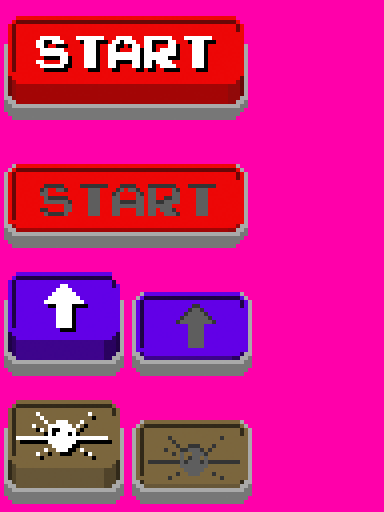
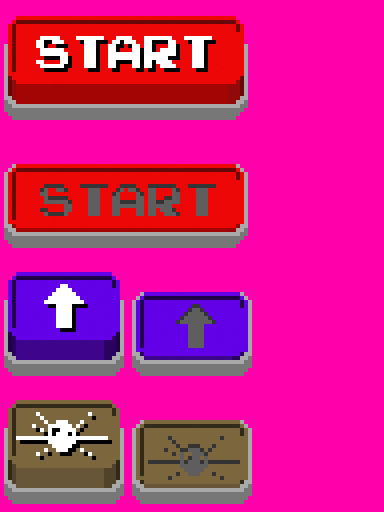
Revision of a layered (384, 512) image; what changed, layer by layer:
painted on "UpgradeIcon" over left=112, top=276, right=120, bottom=284
